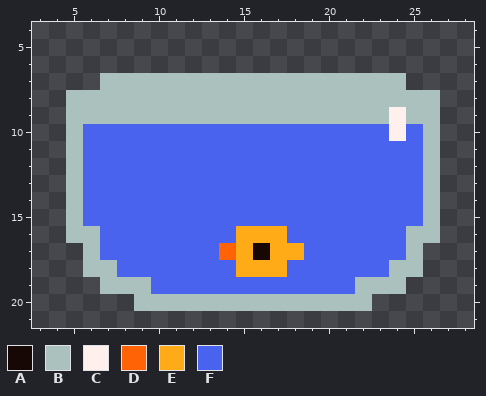
Pixel-art sprite, stored at packages/nouns-img-permutator/assets/layer-3/head-goldfish.png. The picture above is the old version.
The file is 32x32 pixels. Shown: x 3..28, y 4..21.
Palette (. is transparent): A #170806  B #abc1be  C #fff0ee  D #ff6306  E #ffab18  F #4a63ee
After the commit:
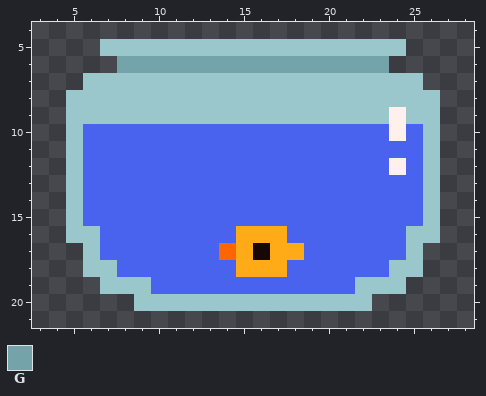
Colours new in this view: G #75a3aa
The edit:
Colour B changes from #abc1be to #9ac7cc.
Colour D changes from #ff6306 to #ff6500.
The author put colour B in row 5 at x 7 to 24; in row 7 at x 6 and 25.
Colour F becomes colour C in row 12 at x 24.
The author put colour G in row 6 at x 8 to 23.
